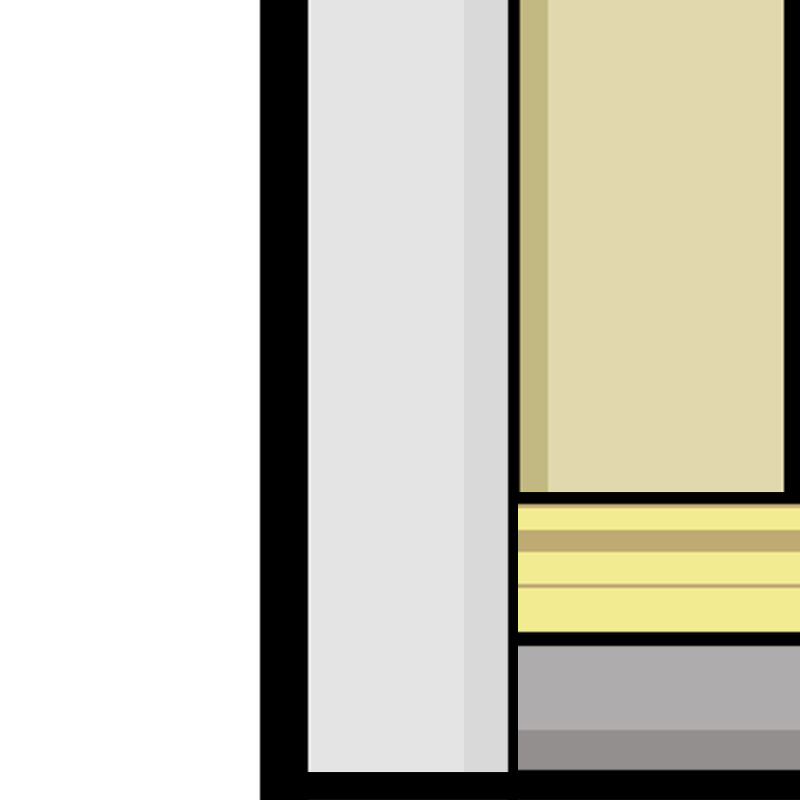
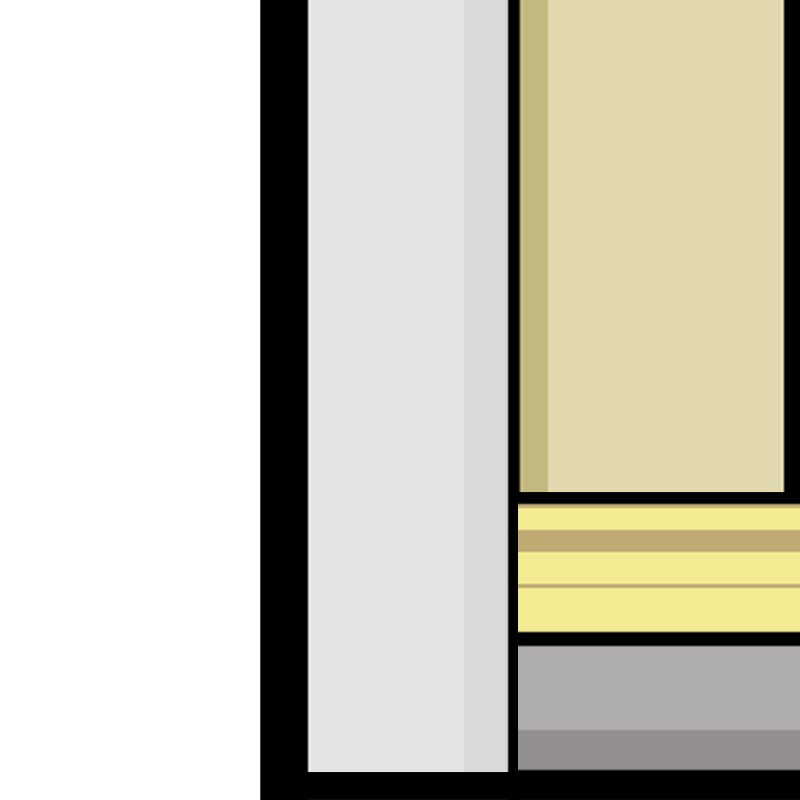
Comparing the layer stacks of the two 800×800 images. Changes:
renamed "Background" to "Layer 0", painted on it over [259, 0, 260, 800]
